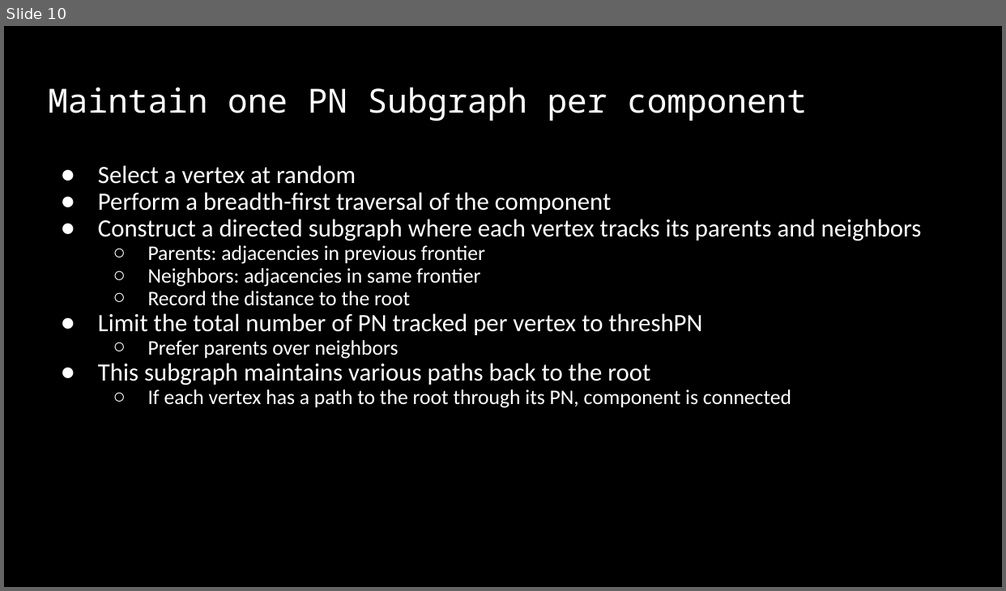
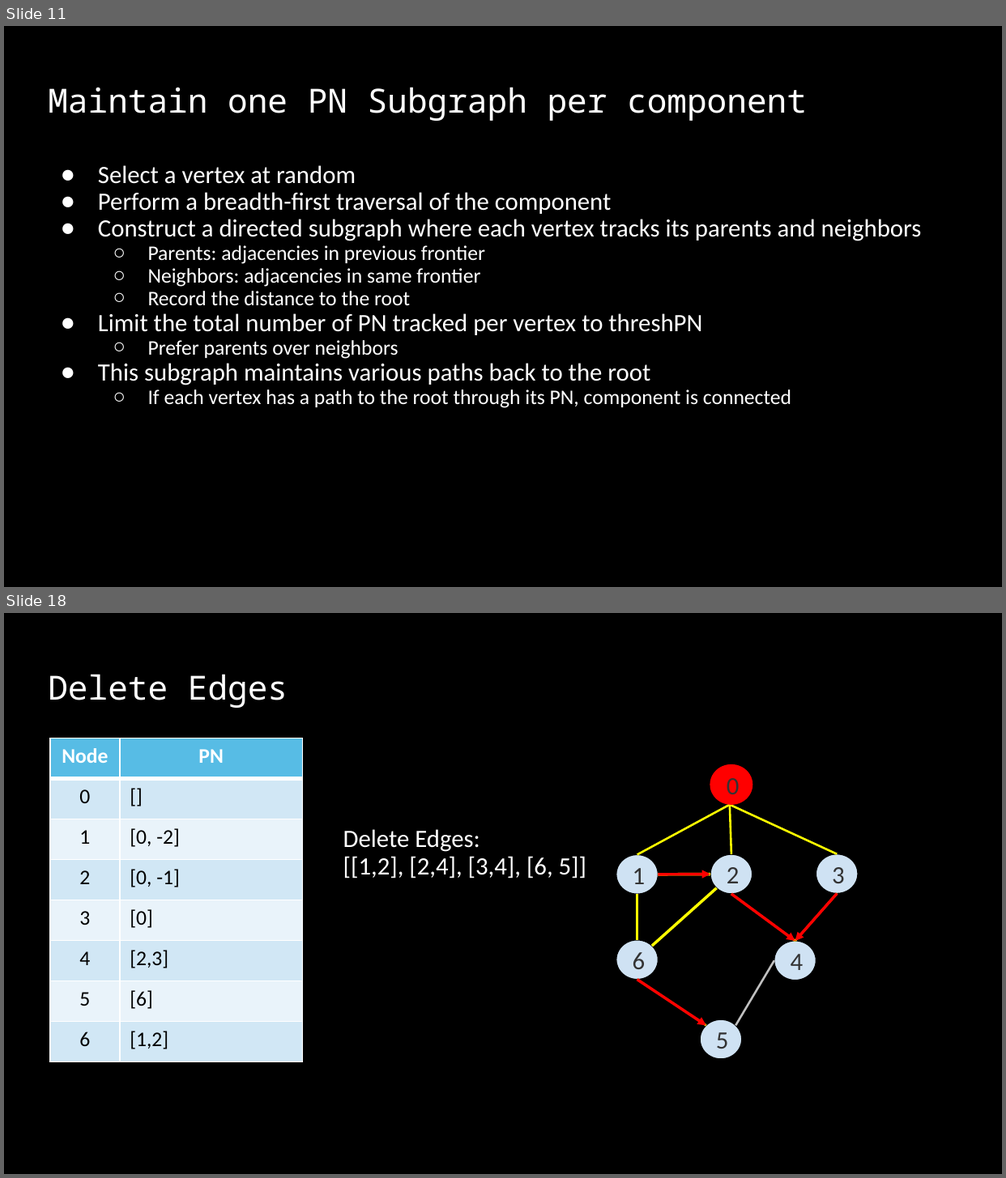
Before and after one commit to molr298/graph-mining-project, a slide deck: Graphmining-project.pptx. Shown one above the other, each under a label of ours: slide 10 before the commit, slides 11 and 18 after it; the slides between them are not shown. The pictures are 1006x591 and 1006x1178 pixels, drawn with LibreOffice and Linux fonts; fonts in the diff are those of the drawing; background and template pictures are left out. Boxes give left, top, right and bottom in pixels: in the first picture for what was removed or moved away, otherwise in the second. Text is boxed around its words. In the diff, an @@ line names an element or a change of style, - is before the commit and + after.

```diff
--- a/Graphmining-project.pptx
+++ b/Graphmining-project.pptx
@@ slide 18 added at <box>4,613,1002,1174</box>, background picture (left out) @@
@@ title added at <box>48,674,288,708</box>, 24 pt, text #FFFFFF @@
+Delete Edges
@@ table added at <box>50,739,302,1062</box>, 8 rows, 2 columns @@
+Node | PN
+0 | []
+1 | [0, -2]
+2 | [0, -1]
+3 | [0]
+4 | [2,3]
+5 | [6]
+6 | [1,2]
@@ ellipse added at <box>710,764,752,805</box>, fill #FF0000, outline #FF0000 0.75 pt, 18 pt, text #333333 @@
+0
@@ line added from (730, 805) to (637, 854), #FFFF00 1.5 pt @@
@@ line added from (730, 805) to (837, 854), #FFFF00 1.5 pt @@
@@ line added from (730, 805) to (731, 854), #FFFF00 1.5 pt @@
@@ text added at <box>343,829,586,879</box>, 18 pt, text #FFFFFF @@
+Delete Edges:
+[[1,2], [2,4], [3,4], [6, 5]]
@@ ellipse added at <box>616,854,658,894</box>, fill #CFE2F3, outline #000000 0.75 pt, 18 pt, text #333333 @@
+1
@@ ellipse added at <box>710,854,752,894</box>, fill #CFE2F3, outline #000000 0.75 pt, 18 pt, text #333333 @@
+2
@@ ellipse added at <box>816,854,859,894</box>, fill #CFE2F3, outline #000000 0.75 pt, 18 pt, text #333333 @@
+3
@@ line added from (658, 875) to (710, 875), #FFFF00 2 pt @@
@@ arrow added from (658, 875) to (710, 875), #FF0000 2 pt @@
@@ line added from (637, 894) to (637, 940), #FFFF00 1.5 pt @@
@@ line added from (717, 888) to (652, 946), #FFFF00 2 pt @@
@@ line added from (731, 894) to (795, 941), #FFFF00 1.5 pt @@
@@ arrow added from (731, 894) to (795, 941), #FF0000 2 pt @@
@@ line added from (837, 893) to (795, 941), #FFFF00 1.5 pt @@
@@ arrow added from (837, 893) to (795, 941), #FF0000 2 pt @@
@@ ellipse added at <box>616,940,658,980</box>, fill #CFE2F3, outline #000000 0.75 pt, 18 pt, text #333333 @@
+6
@@ ellipse added at <box>774,941,816,982</box>, fill #CFE2F3, outline #000000 0.75 pt, 18 pt, text #333333 @@
+4
@@ line added from (774, 960) to (735, 1025), #BFBFBF 1.5 pt @@
@@ line added from (637, 979) to (706, 1025), #FFFF00 1.5 pt @@
@@ arrow added from (637, 979) to (706, 1025), #FF0000 2 pt @@
@@ ellipse added at <box>700,1020,741,1060</box>, fill #CFE2F3, outline #000000 0.75 pt, 18 pt, text #333333 @@
+5
@@ what was slide 10 is now slide 11 @@
```
Also in this commit, not shown: 8 slides changed, 8 other slides added, 4 slides removed.
